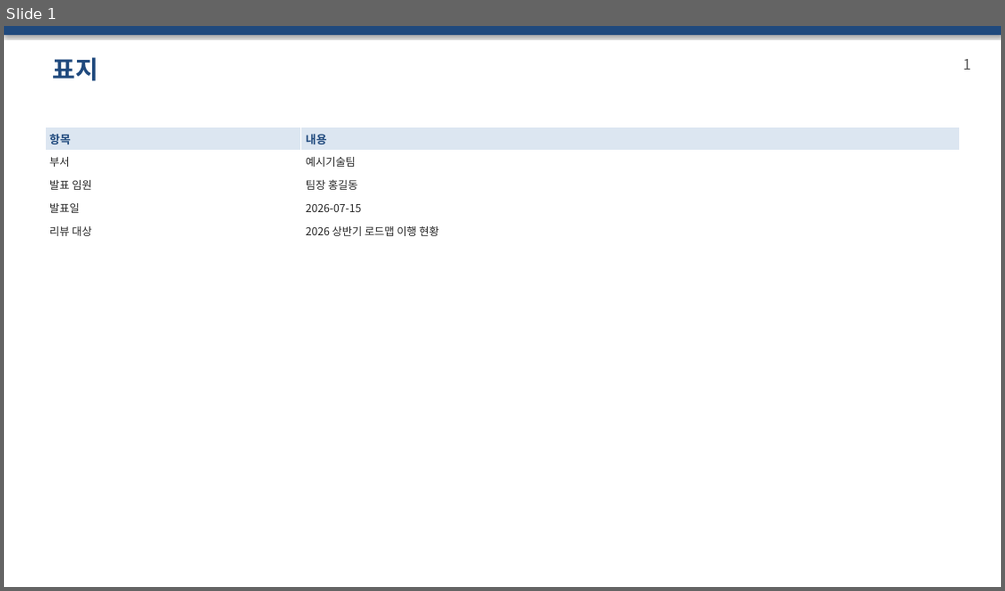
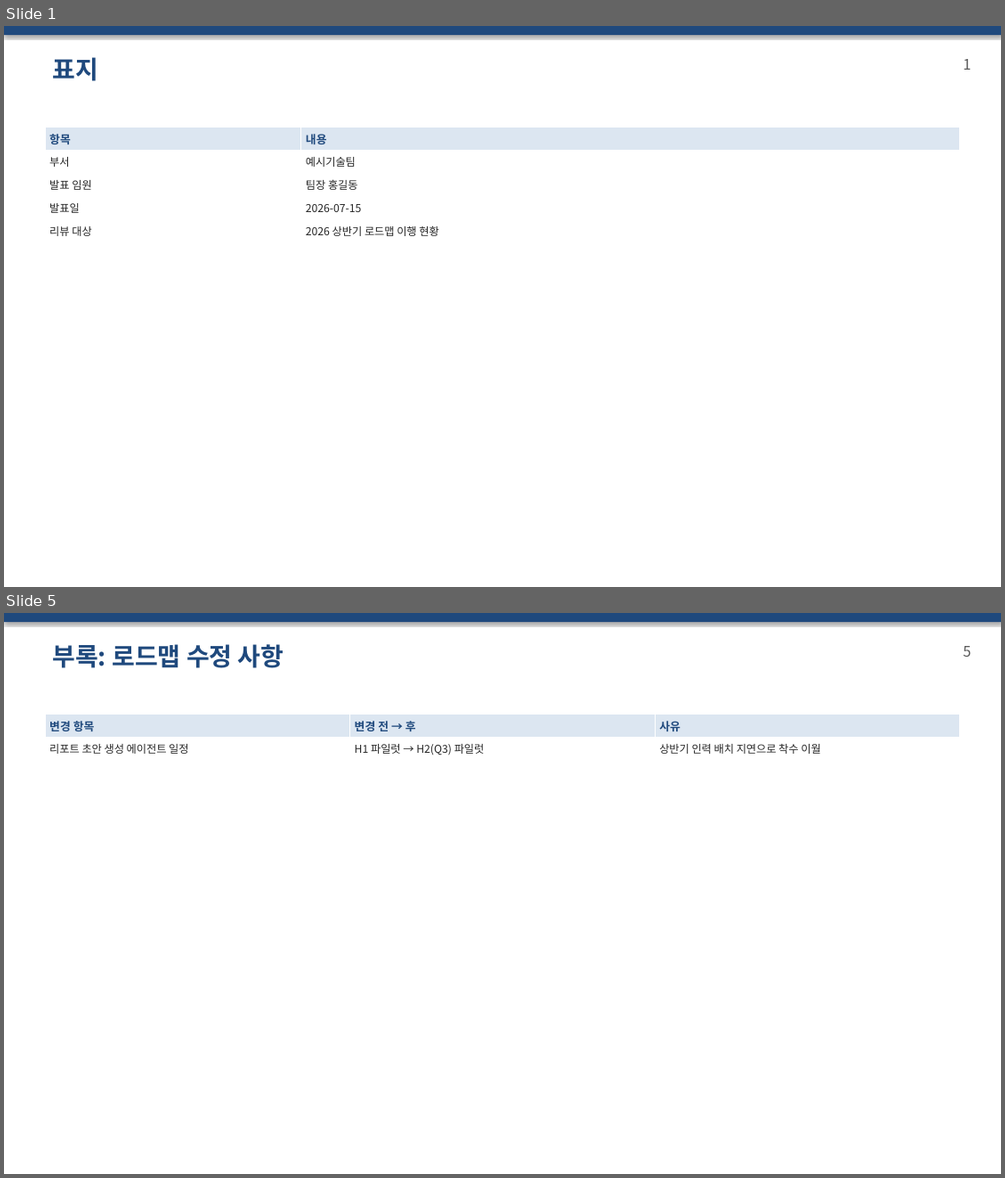
Before and after one commit to DarrenKoi/pm_notes, a slide deck: my-task/report-template-ai-agent/예시_채워진샘플.pptx. Shown one above the other, each under a label of ours: slide 1 before the commit, slides 1 and 5 after it; the slides between them are not shown. The pictures are 1005x591 and 1005x1178 pixels, drawn with LibreOffice and Linux fonts; fonts in the diff are those of the drawing. Boxes give left, top, right and bottom in pixels: in the first picture for what was removed or moved away, otherwise in the second. Text is boxed around its words. In the diff, an @@ line names an element or a change of style, - is before the commit and + after.

```diff
--- a/my-task/report-template-ai-agent/예시_채워진샘플.pptx
+++ b/my-task/report-template-ai-agent/예시_채워진샘플.pptx
@@ slide 5 added at (x1=4, y1=613, x2=1001, y2=1174), background #FFFFFF @@
@@ rectangle added at (x1=4, y1=613, x2=1001, y2=622), fill #1F497D @@
@@ text added at (x1=52, y1=644, x2=284, y2=668), 24 pt, text #1F497D, bold @@
+부록: 로드맵 수정 사항
@@ text added at (x1=963, y1=646, x2=971, y2=657), 14 pt, text #595959 @@
+5
@@ table added at (x1=45, y1=714, x2=961, y2=761), 2 rows, 3 columns @@
+변경 항목 | 변경 전 → 후 | 사유
+리포트 초안 생성 에이전트 일정 | H1 파일럿 → H2(Q3) 파일럿 | 상반기 인력 배치 지연으로 착수 이월
```
Also in this commit, not shown: 3 slides changed, 4 other files.
